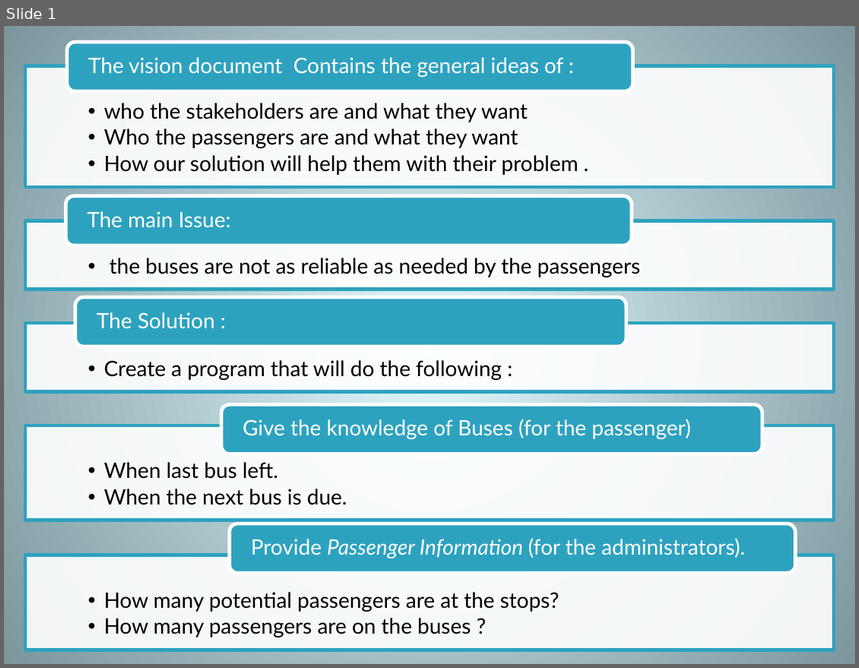
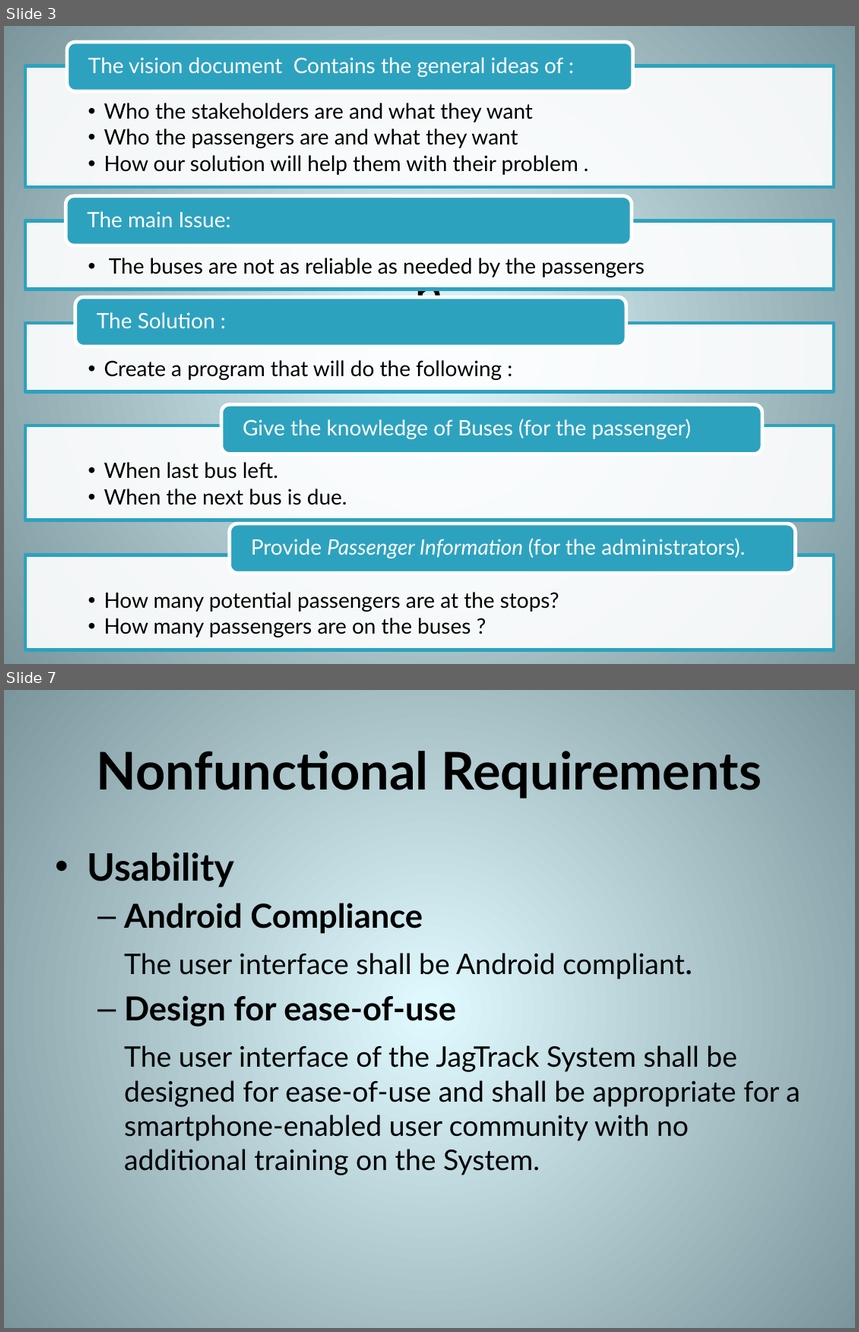
Before and after one commit to hjc/JagTrack, a slide deck: LCO_Brief_Placeholder/SEFornofCompiling1.pptx. Shown one above the other, each under a label of ours: slide 1 before the commit, slides 3 and 7 after it; the slides between them are not shown. The pictures are 859x668 and 859x1332 pixels, drawn with LibreOffice and Linux fonts; fonts in the diff are those of the drawing. Boxes give left, top, right and bottom in pixels: in the first picture for what was removed or moved away, otherwise in the second. Text is boxed around its words. In the diff, an @@ line names an element or a change of style, - is before the commit and + after.

```diff
--- a/LCO_Brief_Placeholder/SEFornofCompiling1.pptx
+++ b/LCO_Brief_Placeholder/SEFornofCompiling1.pptx
@@ slide 7 added at box(4, 690, 855, 1328), background gradient #E1FAFF to #7B969C @@
@@ title added at box(97, 751, 762, 799), 44 pt, text #000000, bold @@
+Nonfunctional Requirements
@@ text added at box(87, 853, 800, 1176), 24 pt, text #000000 @@
+• Usability
+  – Android Compliance
+  The user interface shall be Android compliant.
+  – Design for ease-of-use
+  The user interface of the JagTrack System shall be designed for ease-of-use and shall be appropriate for a smartphone-enabled user community with no additional training on the System.
@@ what was slide 1 is now slide 3 @@
@@ slide 3 changed as well @@
@@ text at box(104, 103, 533, 123): text changed @@
-  •• who the stakeholders are and what they want
+  •• Who the stakeholders are and what they want
@@ text at box(109, 258, 645, 278): text changed @@
-  •• the buses are not as reliable as needed by the passengers
+  •• The buses are not as reliable as needed by the passengers
@@ title added at box(415, 268, 444, 300), 44 pt, text #000000 @@
+n
```
Also in this commit, not shown: 19 other slides added, 5 other files.
